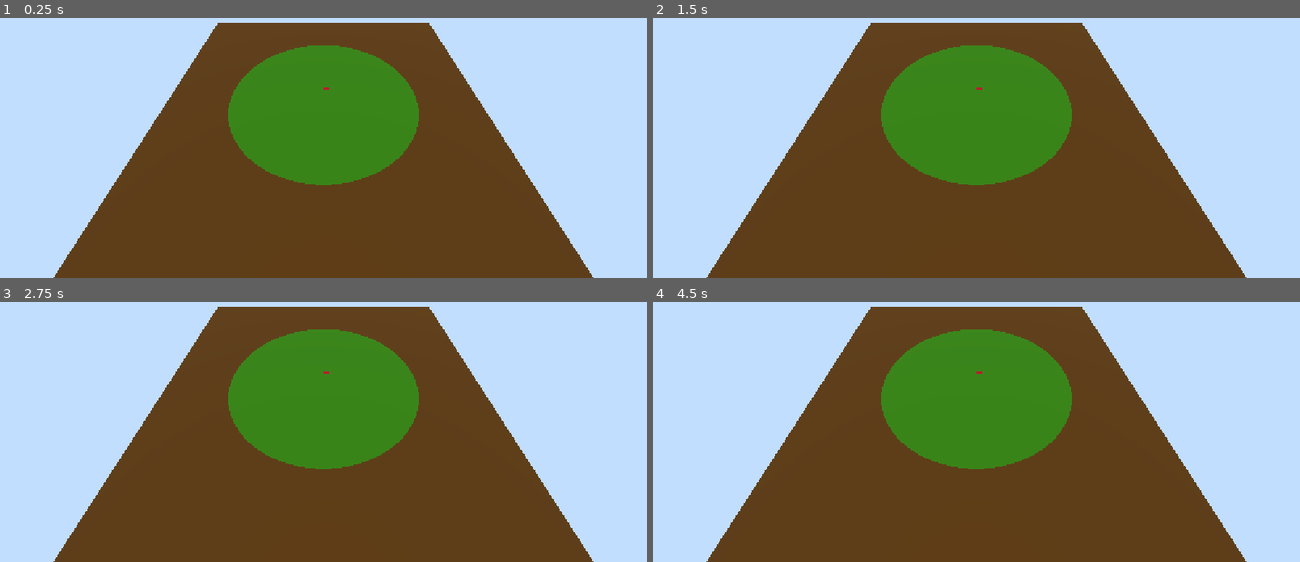
Above: before the commit, frames 1-4 (two rows, left to right).
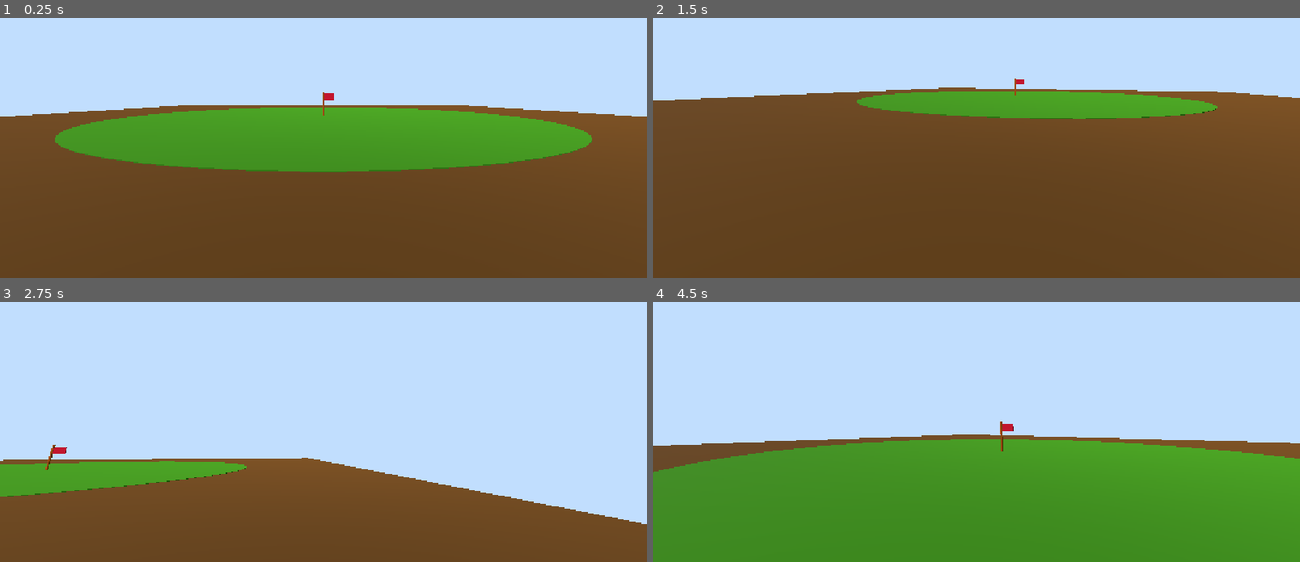
Above: after the commit, the same moments.

Repository: RaquelU/Project1_CC8_2026
Game: Godot game, scene res://scenes/levels/game_world.tscn
Two runs of this game, one before a commit and one after it. Both use one fixed random seed, a clock stepped at 60 frames per second and the inputs below. The project has no main scene, so this scene is started directly.
Inputs (mouse positions are in pixels of both pictures, inside the frame that each line leads up to):
- Up to frame 1 (0.25 s): no input
- Up to frame 2 (1.5 s): tap Enter at 0.5 s; move the mouse to (1118, 77) at 0.52 s; hold D (move_right, bound only after the commit) 0.53-1.28 s; hold E (interact, bound only after the commit) 0.53-1.28 s; move the mouse to (847, 114) at 1.27 s; hold S (move_backward, bound only after the commit) from 1.28 s (still down); tap E (interact, bound only after the commit) at 1.35 s
- Up to frame 3 (2.75 s): move the mouse to (outside the picture) at 2.02 s; release S (move_backward, bound only after the commit) at 2.03 s; hold D (move_right, bound only after the commit) from 2.03 s (still down); hold E (interact, bound only after the commit) from 2.03 s (still down)
- Up to frame 4 (4.5 s): move the mouse to (944, 452) at 2.77 s; release D (move_right, bound only after the commit) at 2.78 s; release E (interact, bound only after the commit) at 2.78 s; hold W (move_forward, bound only after the commit) 2.78-3.53 s; tap E (interact, bound only after the commit) at 2.85, 4.35 s; move the mouse to (1170, 434) at 3.52 s; hold E (interact, bound only after the commit) 3.53-4.28 s; hold A (move_left, bound only after the commit) from 3.53 s (still down); tap Escape (ui_cancel) at 4.15 s; move the mouse to (782, 325) at 4.27 s

The runs differ from the first frame. In frame 1, 44% of the frame differs, in the area x 0-100%, y 1-100%; in frame 2, 43%; in frame 3, 41%; in frame 4, 68%.

Commit message:
feat: implementar jugador y reglas locales de prueba
- Agrega jugador con movimiento, gravedad y cámara en primera persona.
- Limita al jugador dentro del mapa 3D.
- Implementa captura de bandera y victoria local para pruebas.
- Agrega evidencia de la ejecución.
- Documenta el prompt utilizado con ChatGPT para generar la base de player.gd.

Diff:
--- a/project.godot
+++ b/project.godot
@@ -19,6 +19,34 @@
 window/stretch/mode="canvas_items"
 window/stretch/aspect="expand"
 
+[input]
+
+move_left={
+"deadzone": 0.2,
+"events": [Object(InputEventKey,"resource_local_to_scene":false,"resource_name":"","device":-1,"window_id":0,"alt_pressed":false,"shift_pressed":false,"ctrl_pressed":false,"meta_pressed":false,"pressed":false,"keycode":0,"physical_keycode":65,"key_label":0,"unicode":97,"location":0,"echo":false,"script":null)
+]
+}
+move_right={
+"deadzone": 0.2,
+"events": [Object(InputEventKey,"resource_local_to_scene":false,"resource_name":"","device":-1,"window_id":0,"alt_pressed":false,"shift_pressed":false,"ctrl_pressed":false,"meta_pressed":false,"pressed":false,"keycode":0,"physical_keycode":68,"key_label":0,"unicode":100,"location":0,"echo":false,"script":null)
+]
+}
+move_forward={
+"deadzone": 0.2,
+"events": [Object(InputEventKey,"resource_local_to_scene":false,"resource_name":"","device":-1,"window_id":0,"alt_pressed":false,"shift_pressed":false,"ctrl_pressed":false,"meta_pressed":false,"pressed":false,"keycode":0,"physical_keycode":87,"key_label":0,"unicode":119,"location":0,"echo":false,"script":null)
+]
+}
+move_backward={
+"deadzone": 0.2,
+"events": [Object(InputEventKey,"resource_local_to_scene":false,"resource_name":"","device":-1,"window_id":0,"alt_pressed":false,"shift_pressed":false,"ctrl_pressed":false,"meta_pressed":false,"pressed":false,"keycode":0,"physical_keycode":83,"key_label":0,"unicode":115,"location":0,"echo":false,"script":null)
+]
+}
+interact={
+"deadzone": 0.2,
+"events": [Object(InputEventKey,"resource_local_to_scene":false,"resource_name":"","device":-1,"window_id":0,"alt_pressed":false,"shift_pressed":false,"ctrl_pressed":false,"meta_pressed":false,"pressed":false,"keycode":0,"physical_keycode":69,"key_label":0,"unicode":101,"location":0,"echo":false,"script":null)
+]
+}
+
 [physics]
 
 3d/physics_engine="Jolt Physics"
--- a/scenes/levels/game_world.tscn
+++ b/scenes/levels/game_world.tscn
@@ -1,4 +1,6 @@
 [gd_scene format=3 uid="uid://5bens3g2iscd"]
+
+[ext_resource type="PackedScene" uid="uid://dyesdiqe4ttra" path="res://scenes/player/player.tscn" id="1_upt1h"]
 
 [sub_resource type="StandardMaterial3D" id="StandardMaterial3D_upt1h"]
 albedo_color = Color(0.37871593, 0.21920899, 0, 1)
@@ -61,7 +63,7 @@
 mesh = SubResource("CylinderMesh_v83me")
 surface_material_override/0 = SubResource("StandardMaterial3D_cny0d")
 
-[node name="Flag" type="Node3D" parent="GameplayArea" unique_id=1181589584]
+[node name="Flag" type="Node3D" parent="GameplayArea" unique_id=1181589584 groups=["flag"]]
 
 [node name="FlagPole" type="MeshInstance3D" parent="GameplayArea/Flag" unique_id=1329527169]
 transform = Transform3D(1, 0, 0, 0, 1, 0, 0, 0, 1, 0, 2, 0)
@@ -87,4 +89,6 @@
 
 [node name="DebugCamera" type="Camera3D" parent="." unique_id=493416773]
 transform = Transform3D(1, 0, 0, 0, 0.70710677, 0.70710677, 0, -0.70710677, 0.70710677, 0, 55, 55)
-current = true
+
+[node name="Player" parent="." unique_id=1369076834 instance=ExtResource("1_upt1h")]
+transform = Transform3D(1, 0, 0, 0, 1, 0, 0, 0, 1, 0, 1, 40)
--- /dev/null
+++ b/scenes/player/player.tscn
@@ -0,0 +1,29 @@
+[gd_scene format=3 uid="uid://dyesdiqe4ttra"]
+
+[ext_resource type="Script" uid="uid://tql2ijhk4rs3" path="res://scripts/player/player.gd" id="1_8afob"]
+
+[sub_resource type="CapsuleMesh" id="CapsuleMesh_v83me"]
+radius = 1.5
+height = 4.0
+
+[sub_resource type="CapsuleShape3D" id="CapsuleShape3D_v83me"]
+radius = 1.5
+height = 4.0
+
+[node name="Player" type="CharacterBody3D" unique_id=1369076834]
+script = ExtResource("1_8afob")
+
+[node name="PlayerMesh" type="MeshInstance3D" parent="." unique_id=763669119]
+transform = Transform3D(1, 0, 0, 0, 1, 0, 0, 0, 1, 0, 2, 0)
+visible = false
+mesh = SubResource("CapsuleMesh_v83me")
+
+[node name="PlayerCollision" type="CollisionShape3D" parent="." unique_id=1872357939]
+transform = Transform3D(1, 0, 0, 0, 1, 0, 0, 0, 1, 0, 2, 0)
+shape = SubResource("CapsuleShape3D_v83me")
+
+[node name="CameraPivot" type="Node3D" parent="." unique_id=1874315600]
+transform = Transform3D(1, 0, 0, 0, 1, 0, 0, 0, 1, 0, 3.2, 0)
+
+[node name="PlayerCamera" type="Camera3D" parent="CameraPivot" unique_id=1240014863]
+current = true
--- /dev/null
+++ b/scripts/player/player.gd
@@ -0,0 +1,144 @@
+extends CharacterBody3D
+
+const SPEED: float = 20.0
+const GRAVITY: float = 30.0
+const MOUSE_SENSITIVITY: float = 0.002
+const MAP_MIN: float = -48.5
+const MAP_MAX: float = 48.5
+const INTERACTION_DISTANCE: float = 4.0
+const CIRCLE_CENTER := Vector2.ZERO
+const VICTORY_DISTANCE: float = 31.5
+
+@onready var camera_pivot: Node3D = $CameraPivot
+var has_flag: bool = false
+var flag: Node3D
+var game_finished: bool = false
+
+
+func _ready() -> void:
+	Input.mouse_mode = Input.MOUSE_MODE_CAPTURED
+	flag = get_tree().get_first_node_in_group("flag")
+
+	if flag:
+		print("Bandera encontrada.")
+	else:
+		print("No se encontró la bandera.")
+
+func _unhandled_input(event: InputEvent) -> void:
+	if event is InputEventMouseMotion:
+		rotate_y(-event.relative.x * MOUSE_SENSITIVITY)
+
+		camera_pivot.rotate_x(
+			-event.relative.y * MOUSE_SENSITIVITY
+		)
+
+		camera_pivot.rotation.x = clamp(
+			camera_pivot.rotation.x,
+			deg_to_rad(-80.0),
+			deg_to_rad(80.0)
+		)
+
+	if event.is_action_pressed("ui_cancel"):
+		Input.mouse_mode = Input.MOUSE_MODE_VISIBLE
+
+	if event.is_action_pressed("interact"):
+		try_to_take_flag()
+
+
+func _physics_process(delta: float) -> void:
+	apply_gravity(delta)
+	move_player()
+	move_and_slide()
+	clamp_position_to_map()
+	check_victory()
+
+
+func apply_gravity(delta: float) -> void:
+	if not is_on_floor():
+		velocity.y -= GRAVITY * delta
+	else:
+		velocity.y = 0.0
+
+
+func move_player() -> void:
+	if game_finished:
+		velocity.x = 0.0
+		velocity.z = 0.0
+		return
+
+	var input_direction := Input.get_vector(
+		"move_left",
+		"move_right",
+		"move_forward",
+        "move_backward"
+	)
+
+	var direction := (
+		transform.basis.x * input_direction.x
+		+ transform.basis.z * input_direction.y
+	)
+
+	direction.y = 0.0
+	direction = direction.normalized()
+
+	if direction != Vector3.ZERO:
+		velocity.x = direction.x * SPEED
+		velocity.z = direction.z * SPEED
+	else:
+		velocity.x = 0.0
+		velocity.z = 0.0
+
+func clamp_position_to_map() -> void:
+	global_position.x = clamp(global_position.x, MAP_MIN, MAP_MAX)
+	global_position.z = clamp(global_position.z, MAP_MIN, MAP_MAX)
+
+func try_to_take_flag() -> void:
+	if has_flag:
+		return
+
+	if not is_instance_valid(flag):
+		print("No se encontró la bandera.")
+		return
+
+	var player_position_2d := Vector2(
+		global_position.x,
+		global_position.z
+	)
+
+	var flag_position_2d := Vector2(
+		flag.global_position.x,
+		flag.global_position.z
+	)
+
+	var distance_to_flag := player_position_2d.distance_to(
+		flag_position_2d
+	)
+
+	if distance_to_flag > INTERACTION_DISTANCE:
+		print("La bandera está demasiado lejos.")
+		return
+
+	has_flag = true
+
+	flag.reparent(self)
+	flag.position = Vector3(1.2, 1.8, -1.5)
+
+	print("Bandera capturada.")
+
+func check_victory() -> void:
+	if game_finished or not has_flag:
+		return
+
+	var player_position_2d := Vector2(
+		global_position.x,
+		global_position.z
+	)
+
+	var distance_to_center := player_position_2d.distance_to(
+		CIRCLE_CENTER
+	)
+
+	if distance_to_center > VICTORY_DISTANCE:
+		game_finished = true
+		velocity = Vector3.ZERO
+		print("¡Victoria! El jugador salió completamente del círculo con la bandera.")
Binary file added: prompts_ia/prompt_player_script_1.png
Not shown, added: prompts_ia/prompt_player_script_1.png.import
Not shown, added: scripts/player/player.gd.uid
Binary file added: tests/evidence/prototipo_funcional_v0.2.0.png
Not shown, added: tests/evidence/prototipo_funcional_v0.2.0.png.import
Not shown, changed: docs/01_bitacora.md
Not shown, added: docs/prompts_ia.md
